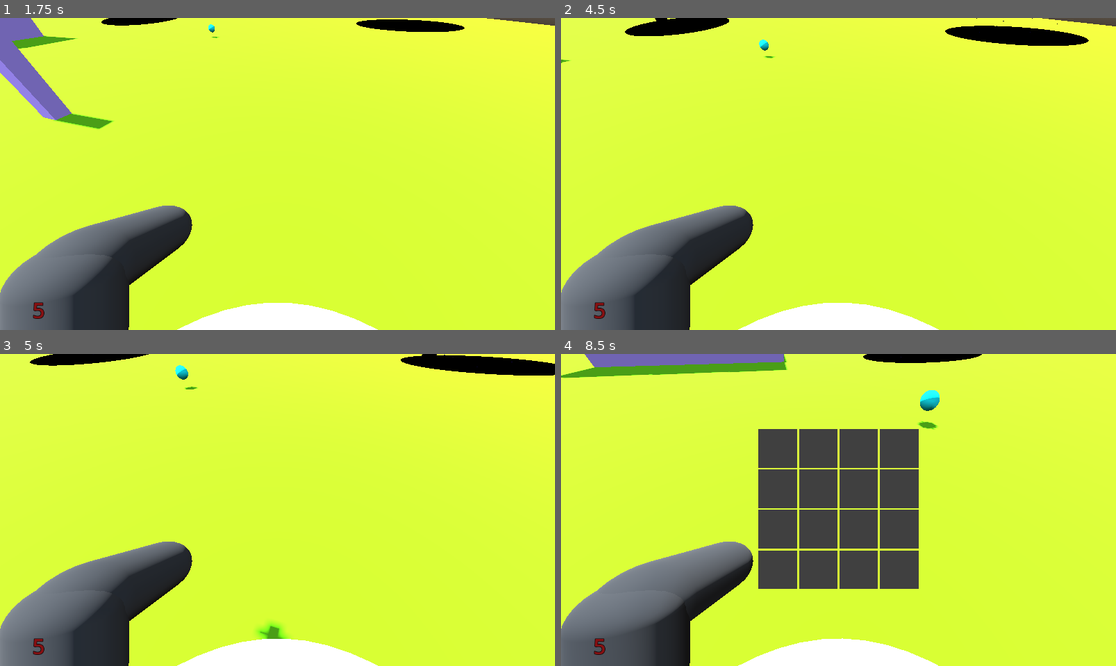
Above: before the commit, frames 1-4 (two rows, left to right).
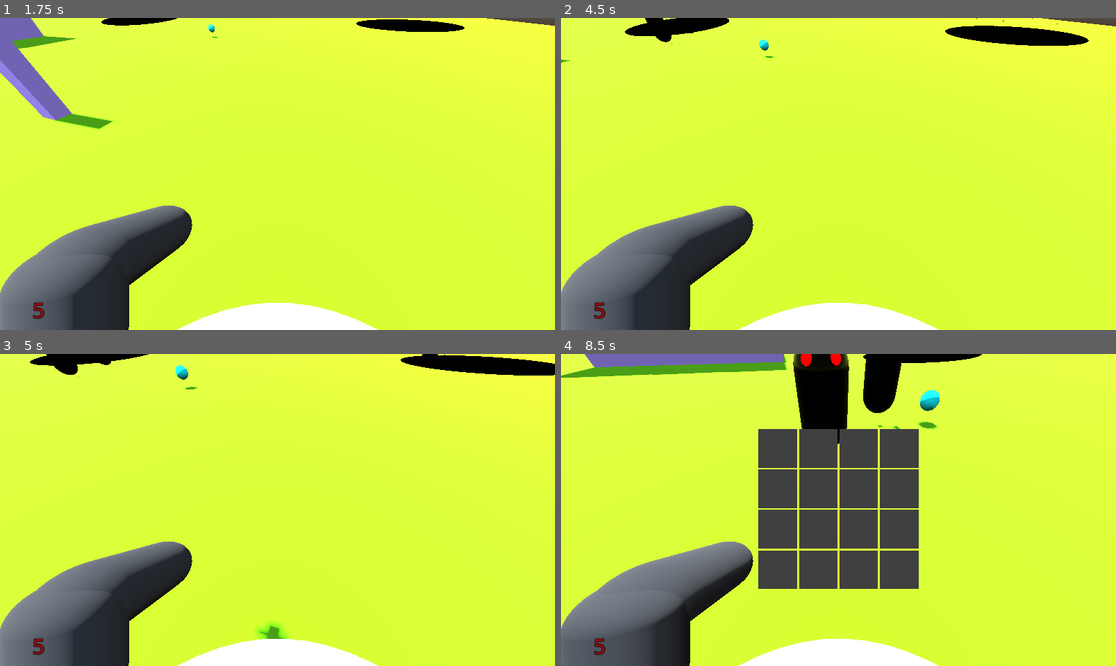
Above: after the commit, the same moments.

Repository: covmoore/potions_and_arsenals
Game: Godot game, scene res://scenes/MainMenu.tscn
Two runs of this game, one before a commit and one after it. Both use one fixed random seed, a clock stepped at 60 frames per second and the inputs below.
Inputs (mouse positions are in pixels of both pictures, inside the frame that each line leads up to):
- Up to frame 1 (1.75 s): click "Play" at 0.5 s; tap Enter at 1.25 s; move the mouse to (305, 174) at 1.27 s; hold W (move_forward) from 1.28 s (still down); click (305, 174) at 1.35 s; tap Space (jump) at 1.52 s
- Up to frame 2 (4.5 s): move the mouse to (810, 174) at 2.02 s; tap V at 2.1, 3.6 s; tap Space (jump) at 2.27, 2.75, 3.77 s; move the mouse to (777, 111) at 2.77 s; release W (move_forward) at 2.78 s; hold D (move_right) 2.78-3.53 s; click (777, 111) at 2.85 s; tap Enter at 3.5 s; move the mouse to (816, 111) at 3.52 s; hold W (move_forward) from 3.53 s (still down); click (816, 111) at 3.67 s; move the mouse to (877, 177) at 4.27 s; click (877, 177) at 4.35 s
- Up to frame 3 (5 s): keep holding W (move_forward); tap Space (jump) at 4.52 s
- Up to frame 4 (8.5 s): move the mouse to (794, 506) at 5.02 s; tap V at 5.1, 6.6, 8.1 s; tap Space (jump) at 5.27, 6.77, 7.52, 8.27 s; move the mouse to (860, 447) at 5.77 s; release W (move_forward) at 5.78 s; hold S (move_backwards) 5.78-6.53 s; click (860, 447) at 5.85 s; move the mouse to (899, 447) at 6.52 s; hold D (move_right) 6.53-7.28 s; click (899, 447) at 6.67 s; move the mouse to (866, 510) at 7.27 s; hold W (move_forward) from 7.28 s (still down); click (866, 510) at 7.35 s; move the mouse to (810, 510) at 8.02 s; click (810, 510) at 8.17 s

Frame 1 is identical in both runs. In frame 2, less than 0.1% of the frame differs, in the area x 15-26%, y 0-9%; in frame 3, 0.1%; in frame 4, 3.2%, in the area x 41-62%, y 0-29%.

Commit message:
adding healing logic

Diff:
--- a/UI/PlayerUI.gd
+++ b/UI/PlayerUI.gd
@@ -14,8 +14,11 @@
 func _on_player_player_died():
 	game_over_text.visible = true
 
-func _on_player_player_hit(dmg):
-	health_text.text = "%1d" % dmg
+func _on_player_player_hit(health):
+	health_text.text = "%1d" % health
+
+func _on_player_player_healed(health):
+	health_text.text = "%1d" % health
 
 func _input(event):
 	if event is InputEventKey:
@@ -35,3 +38,4 @@
 	player = get_node(player_path)
 	player.connect("player_hit", _on_player_player_hit)
 	player.connect("player_died", _on_player_player_died)
+	player.connect("player_healed", _on_player_player_healed)
--- a/handlers/Player.gd
+++ b/handlers/Player.gd
@@ -11,10 +11,15 @@
 const SPEED = 5.0
 const JUMP_VELOCITY = 4.5
 const SENSITIVITY = 0.003
+var max_health = 5
 var isAlive = true
-var health = 5
+var health = max_health
 var mouse_mode = "captured"
 var current_state = PLAYER_STATE.ACTIVE
+var time_last_hit = 0
+var hit_to_heal_delay = 15
+var heal_delay = 5
+var last_healed = 0
 
 # Get the gravity from the project settings to be synced with RigidBody nodes.
 var gravity = ProjectSettings.get_setting("physics/3d/default_gravity")
@@ -23,6 +28,7 @@
 
 signal player_hit
 signal player_died
+signal player_healed
 
 @onready var head = $Head
 @onready var camera = $Head/Camera3D
@@ -95,9 +101,11 @@
 				get_parent().add_child(bullet_instance)
 
 		move_and_slide()
+		check_heal()
 
 func hit(dmg):
 	health -= dmg
+	time_last_hit = Time.get_ticks_msec() / 1000.0
 	if health <= 0:
 		health = 0
 		isAlive = false
@@ -105,3 +113,14 @@
 			player_ui.inventory_ui.visible = false
 		emit_signal("player_died")
 	emit_signal("player_hit", health)
+
+func check_heal():
+	if health < max_health:
+		var time = Time.get_ticks_msec() / 1000.0
+		if time > time_last_hit + hit_to_heal_delay:
+			if time > last_healed + heal_delay && health < max_health:
+				last_healed = Time.get_ticks_msec() / 1000.0
+				health += 1
+				if health >= max_health:
+					health = max_health
+				emit_signal("player_healed", health)
--- a/scenes/world.gd
+++ b/scenes/world.gd
@@ -35,7 +35,7 @@
 func _ready():
 	delay_created = false
 	enemy_spawn_state = SPAWN_STATE.NO_SPAWN
-	game_difficulty = DIFFICULTY.PEACEFUL
+	game_difficulty = DIFFICULTY.NORMAL
 	player_spawn_point.visible = false
 	player_instance = player.instantiate()
 	player_instance.position = player_spawn_point.global_position
